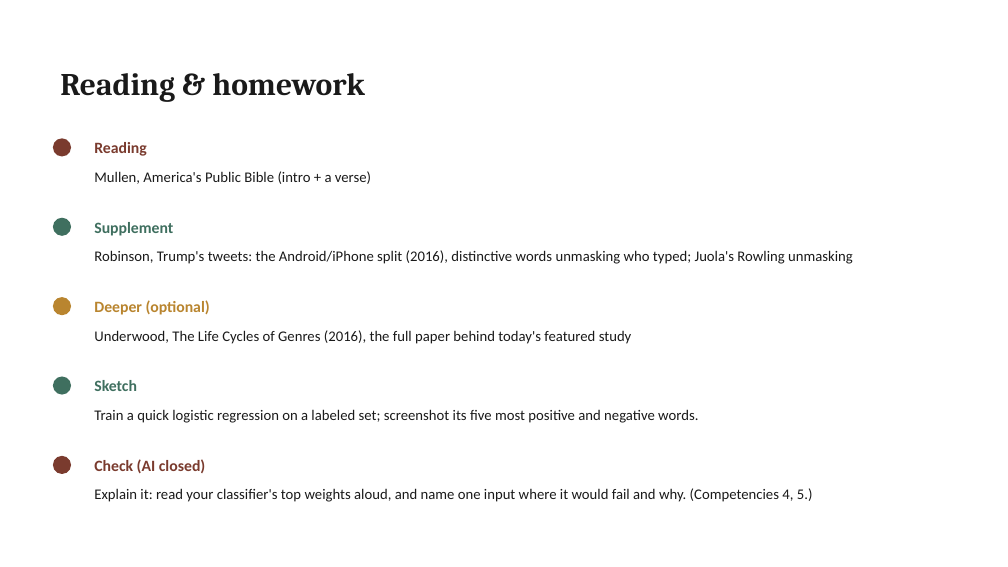
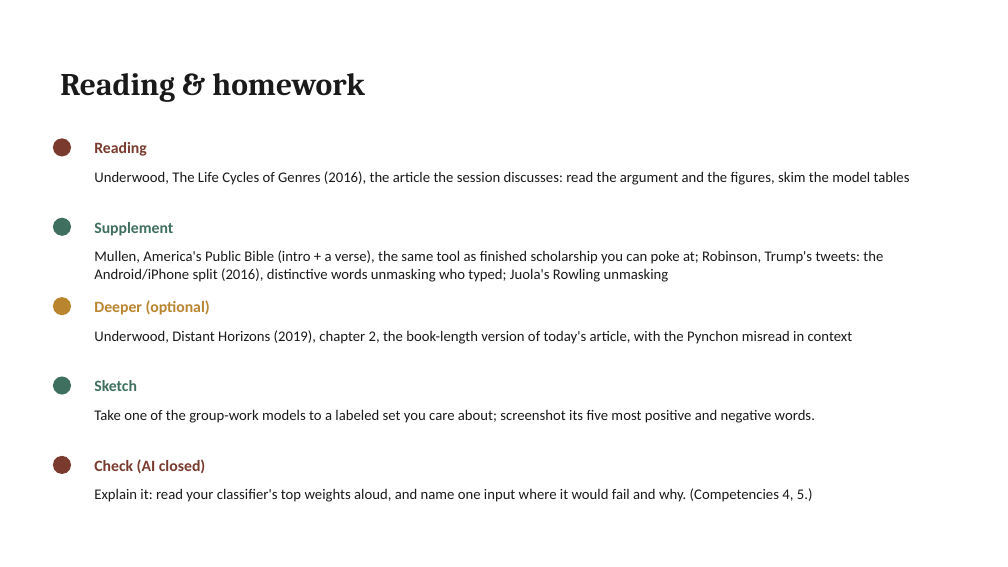
Before and after one commit to lucianli123/culture-as-data-2026, a slide deck: slide 11 of slides/pptx/week-03.pptx (slide 10 before the commit). Drawn at 1008x567 pixels with LibreOffice and Linux fonts; fonts in the diff are those of the drawing. Boxes give left, top, right and bottom in pixels: in the first picture for what was removed or moved away, otherwise in the second. Text is boxed around its words. In the diff, an @@ line names an element or a change of style, - is before the commit and + after.

```diff
--- a/slides/pptx/week-03.pptx
+++ b/slides/pptx/week-03.pptx
@@ text at [94, 171, 910, 185]: text changed @@
-Mullen, America's Public Bible (intro + a verse)
+Underwood, The Life Cycles of Genres (2016), the article the session discusses: read the argument and the figures, skim the model tables
@@ text at [94, 250, 883, 282]: text changed @@
-Robinson, Trump's tweets: the Android/iPhone split (2016), distinctive words unmasking who typed; Juola's Rowling unmasking
+Mullen, America's Public Bible (intro + a verse), the same tool as finished scholarship you can poke at; Robinson, Trump's tweets: the Android/iPhone split (2016), distinctive words unmasking who typed; Juola's Rowling unmasking
@@ text at [94, 330, 853, 344]: text changed @@
-Underwood, The Life Cycles of Genres (2016), the full paper behind today's featured study
+Underwood, Distant Horizons (2019), chapter 2, the book-length version of today's article, with the Pynchon misread in context
@@ text at [94, 409, 815, 423]: text changed @@
-Train a quick logistic regression on a labeled set; screenshot its five most positive and negative words.
+Take one of the group-work models to a labeled set you care about; screenshot its five most positive and negative words.
```
Also in this commit, not shown: 8 other slides changed, 2 slides added, 1 slide removed, 14 other files.
